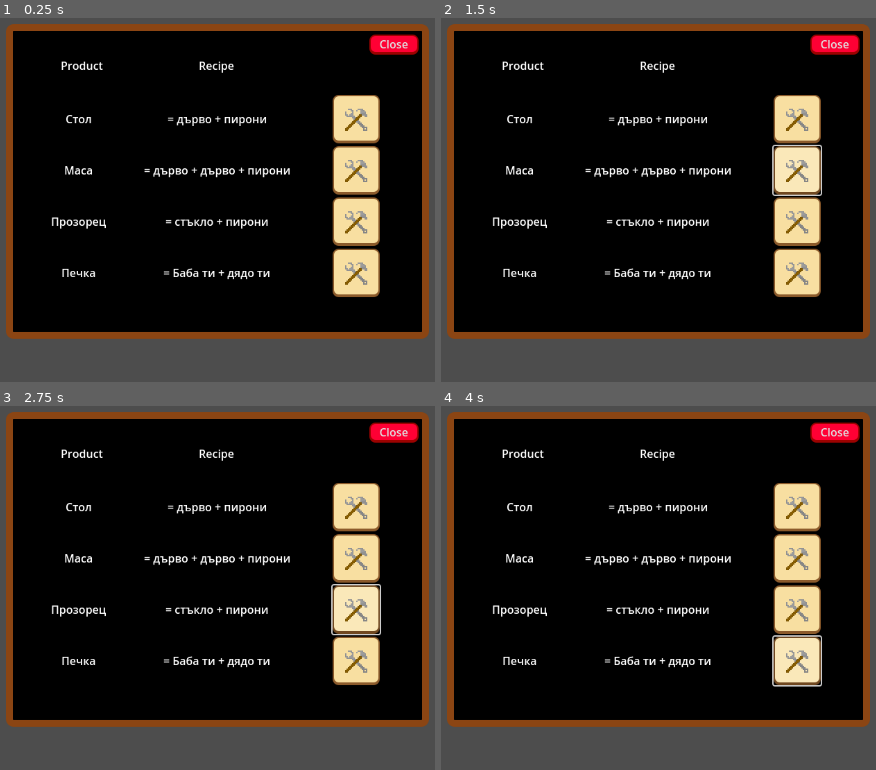
Above: before the commit, frames 1-4 (two rows, left to right).
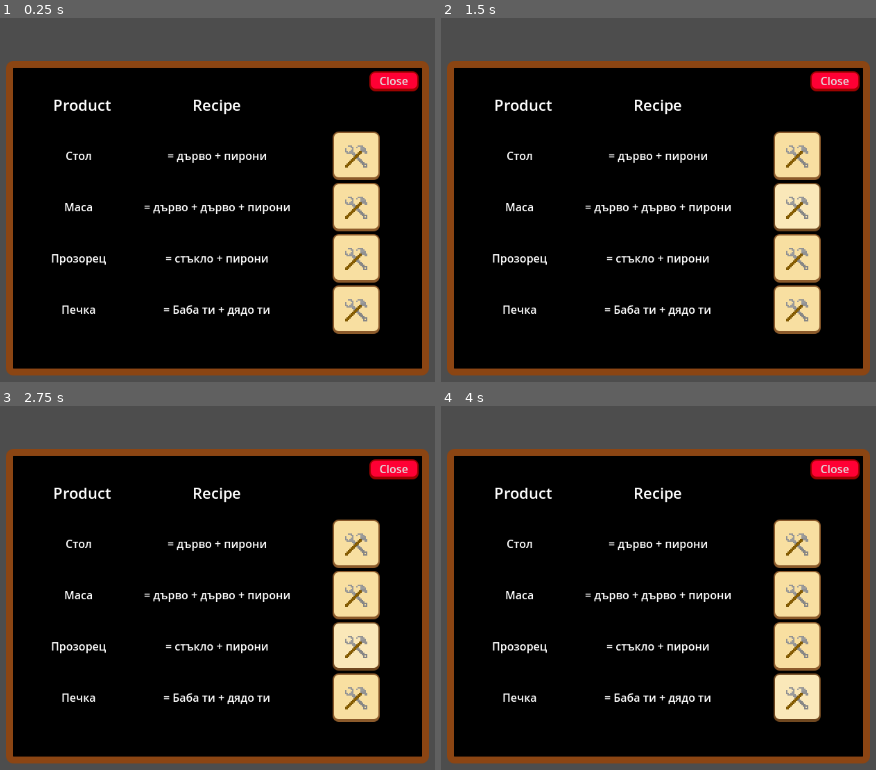
Above: after the commit, the same moments.

Repository: M41T4P-GAMES/Overworked
Game: Godot game, scene res://Scenes/recipes_UI.tscn
Same seed, same stepped clock (60 frames per second), same inputs: the game is played once before the commit and once after it. This scene is started directly instead of the project's main scene.
Inputs (mouse positions are in pixels of both pictures, inside the frame that each line leads up to; where the layout moved, square brackets give the same spot in the first picture):
- Up to frame 1 (0.25 s): no input
- Up to frame 2 (1.5 s): click (797, 156) [797, 119] at 0.5 s; click (797, 207) [797, 170] at 1.25 s
- Up to frame 3 (2.75 s): click (356, 646) [356, 609] at 2 s
- Up to frame 4 (4 s): click (797, 697) [797, 660] at 2.75 s; tap Enter at 3.5 s; hold D (right) from 3.53 s (still down); hold E (interact) from 3.53 s (still down)

The runs differ from the first frame. In frame 1, 32% of the frame differs, in the area x 1-99%, y 1-99%; in frame 2, 32%; in frame 3, 32%; in frame 4, 32%.
Error before the commit: Attempt to call function 'get_as_text' in base 'null instance' on a null instance. (res://Scenes/recipes_ui.gd:10)

Commit message:
Computer UI ver.1
Incomming orders mainly

Diff:
--- /dev/null
+++ b/Assets/Textures/Computer_UI/Computer_bg.tres
@@ -0,0 +1,17 @@
+[gd_resource type="Theme" load_steps=2 format=3 uid="uid://c117yb2rnu4l5"]
+
+[sub_resource type="StyleBoxFlat" id="StyleBoxFlat_o1vxp"]
+bg_color = Color(0, 0, 0, 1)
+border_width_left = 10
+border_width_top = 10
+border_width_right = 10
+border_width_bottom = 10
+border_color = Color(0.752941, 0.752941, 0.752941, 1)
+corner_radius_top_left = 10
+corner_radius_top_right = 10
+corner_radius_bottom_right = 10
+corner_radius_bottom_left = 10
+
+[resource]
+Button/fonts/font = null
+PanelContainer/styles/panel = SubResource("StyleBoxFlat_o1vxp")
--- /dev/null
+++ b/Assets/Textures/Computer_UI/comp_buttons.tres
@@ -0,0 +1,22 @@
+[gd_resource type="Theme" load_steps=5 format=3 uid="uid://b1gb3hso4e0fj"]
+
+[sub_resource type="StyleBoxEmpty" id="StyleBoxEmpty_x0nog"]
+
+[sub_resource type="StyleBoxFlat" id="StyleBoxFlat_x0nog"]
+bg_color = Color(0.223103, 0.223103, 0.223103, 1)
+
+[sub_resource type="StyleBoxFlat" id="StyleBoxFlat_lv535"]
+bg_color = Color(0, 0, 0, 1)
+
+[sub_resource type="StyleBoxFlat" id="StyleBoxFlat_o62ir"]
+bg_color = Color(0.435192, 0.435192, 0.435192, 1)
+
+[resource]
+Button/colors/font_color = Color(0, 1, 0.196078, 1)
+Button/colors/font_focus_color = Color(0, 1, 0.196078, 1)
+Button/colors/font_hover_color = Color(0.592626, 1, 0.604498, 1)
+Button/colors/font_pressed_color = Color(0.243137, 0.705882, 0, 1)
+Button/styles/focus = SubResource("StyleBoxEmpty_x0nog")
+Button/styles/hover = SubResource("StyleBoxFlat_x0nog")
+Button/styles/normal = SubResource("StyleBoxFlat_lv535")
+Button/styles/pressed = SubResource("StyleBoxFlat_o62ir")
--- a/Assets/Crafting_UI/Default_button.tres
+++ b/Assets/Textures/Crafting_UI/Default_button.tres
@@ -1,4 +1,6 @@
-[gd_resource type="Theme" load_steps=4 format=3 uid="uid://dys7obpbw7hjp"]
+[gd_resource type="Theme" load_steps=5 format=3 uid="uid://dys7obpbw7hjp"]
+
+[sub_resource type="StyleBoxEmpty" id="StyleBoxEmpty_srv5y"]
 
 [sub_resource type="StyleBoxFlat" id="StyleBoxFlat_b8jxc"]
 bg_color = Color(0.980609, 0.907434, 0.726971, 1)
@@ -37,6 +39,7 @@
 corner_radius_bottom_left = 8
 
 [resource]
+Button/styles/focus = SubResource("StyleBoxEmpty_srv5y")
 Button/styles/hover = SubResource("StyleBoxFlat_b8jxc")
 Button/styles/normal = SubResource("StyleBoxFlat_huafb")
 Button/styles/pressed = SubResource("StyleBoxFlat_tuhou")
--- a/Assets/Crafting_UI/close_theme.tres
+++ b/Assets/Textures/Crafting_UI/close_theme.tres
@@ -1,4 +1,6 @@
-[gd_resource type="Theme" load_steps=4 format=3 uid="uid://b66pkix1bercv"]
+[gd_resource type="Theme" load_steps=5 format=3 uid="uid://b66pkix1bercv"]
+
+[sub_resource type="StyleBoxEmpty" id="StyleBoxEmpty_2fxab"]
 
 [sub_resource type="StyleBoxFlat" id="StyleBoxFlat_o8p3t"]
 bg_color = Color(1, 0.231257, 0.285398, 1)
@@ -37,6 +39,7 @@
 corner_radius_bottom_left = 8
 
 [resource]
+Button/styles/focus = SubResource("StyleBoxEmpty_2fxab")
 Button/styles/hover = SubResource("StyleBoxFlat_o8p3t")
 Button/styles/normal = SubResource("StyleBoxFlat_4h5gb")
 Button/styles/pressed = SubResource("StyleBoxFlat_jocsp")
--- /dev/null
+++ b/Assets/Textures/Incomming_ord_UI/acc_but.tres
@@ -0,0 +1,45 @@
+[gd_resource type="Theme" load_steps=5 format=3 uid="uid://dce40xx61qfnw"]
+
+[sub_resource type="StyleBoxEmpty" id="StyleBoxEmpty_or0e8"]
+
+[sub_resource type="StyleBoxFlat" id="StyleBoxFlat_7tjb6"]
+bg_color = Color(0, 0.905408, 0.200603, 1)
+border_width_left = 2
+border_width_top = 2
+border_width_right = 2
+border_width_bottom = 4
+border_color = Color(0.305357, 0.412685, 0.216523, 1)
+corner_radius_top_left = 8
+corner_radius_top_right = 8
+corner_radius_bottom_right = 8
+corner_radius_bottom_left = 8
+
+[sub_resource type="StyleBoxFlat" id="StyleBoxFlat_wrccy"]
+bg_color = Color(0, 0.8, 0.172549, 1)
+border_width_left = 2
+border_width_top = 2
+border_width_right = 2
+border_width_bottom = 4
+border_color = Color(0.196815, 0.513584, 4.62055e-06, 1)
+corner_radius_top_left = 8
+corner_radius_top_right = 8
+corner_radius_bottom_right = 8
+corner_radius_bottom_left = 8
+
+[sub_resource type="StyleBoxFlat" id="StyleBoxFlat_vofab"]
+bg_color = Color(0, 0.642013, 0.130503, 1)
+border_width_left = 2
+border_width_top = 2
+border_width_right = 2
+border_width_bottom = 2
+border_color = Color(0, 0.475225, 0.0850584, 1)
+corner_radius_top_left = 8
+corner_radius_top_right = 8
+corner_radius_bottom_right = 8
+corner_radius_bottom_left = 8
+
+[resource]
+Button/styles/focus = SubResource("StyleBoxEmpty_or0e8")
+Button/styles/hover = SubResource("StyleBoxFlat_7tjb6")
+Button/styles/normal = SubResource("StyleBoxFlat_wrccy")
+Button/styles/pressed = SubResource("StyleBoxFlat_vofab")
--- /dev/null
+++ b/Assets/Textures/Incomming_ord_UI/window_th.tres
@@ -0,0 +1,16 @@
+[gd_resource type="Theme" load_steps=5 format=3 uid="uid://cn6to6tgjfp7s"]
+
+[sub_resource type="StyleBoxEmpty" id="StyleBoxEmpty_qyd3m"]
+
+[sub_resource type="StyleBoxFlat" id="StyleBoxFlat_hrs3a"]
+
+[sub_resource type="StyleBoxFlat" id="StyleBoxFlat_0lxmf"]
+bg_color = Color(0.244776, 0.244776, 0.244776, 1)
+
+[sub_resource type="StyleBoxFlat" id="StyleBoxFlat_dpkbn"]
+
+[resource]
+Button/styles/focus = SubResource("StyleBoxEmpty_qyd3m")
+Button/styles/hover = SubResource("StyleBoxFlat_hrs3a")
+Button/styles/normal = SubResource("StyleBoxFlat_0lxmf")
+Button/styles/pressed = SubResource("StyleBoxFlat_dpkbn")
--- /dev/null
+++ b/Scenes/computer_UI.tscn
@@ -0,0 +1,68 @@
+[gd_scene load_steps=4 format=3 uid="uid://d1ylmh80tnnj4"]
+
+[ext_resource type="Theme" uid="uid://c117yb2rnu4l5" path="res://Assets/Textures/Computer_UI/Computer_bg.tres" id="1_x2odt"]
+[ext_resource type="Theme" uid="uid://b66pkix1bercv" path="res://Assets/Textures/Crafting_UI/close_theme.tres" id="2_0pck3"]
+[ext_resource type="Theme" uid="uid://b1gb3hso4e0fj" path="res://Assets/Textures/Computer_UI/comp_buttons.tres" id="2_fv8w1"]
+
+[node name="Control" type="Control"]
+layout_mode = 3
+anchors_preset = 15
+anchor_right = 1.0
+anchor_bottom = 1.0
+grow_horizontal = 2
+grow_vertical = 2
+
+[node name="PanelContainer" type="PanelContainer" parent="."]
+layout_mode = 1
+anchors_preset = 8
+anchor_left = 0.5
+anchor_top = 0.5
+anchor_right = 0.5
+anchor_bottom = 0.5
+offset_left = -543.5
+offset_top = -295.5
+offset_right = 543.5
+offset_bottom = 295.5
+grow_horizontal = 2
+grow_vertical = 2
+theme = ExtResource("1_x2odt")
+
+[node name="MarginContainer" type="MarginContainer" parent="PanelContainer"]
+layout_mode = 2
+theme_override_constants/margin_left = 5
+theme_override_constants/margin_top = 5
+theme_override_constants/margin_right = 5
+theme_override_constants/margin_bottom = 5
+
+[node name="VBoxContainer" type="VBoxContainer" parent="PanelContainer/MarginContainer"]
+layout_mode = 2
+
+[node name="close" type="Button" parent="PanelContainer/MarginContainer/VBoxContainer"]
+layout_mode = 2
+size_flags_horizontal = 8
+theme = ExtResource("2_0pck3")
+text = "   exit   "
+
+[node name="inc_orders" type="Button" parent="PanelContainer/MarginContainer/VBoxContainer"]
+layout_mode = 2
+size_flags_horizontal = 4
+size_flags_vertical = 6
+theme = ExtResource("2_fv8w1")
+theme_override_font_sizes/font_size = 64
+text = "   Incoming orders   "
+
+[node name="acc_orders" type="Button" parent="PanelContainer/MarginContainer/VBoxContainer"]
+layout_mode = 2
+size_flags_horizontal = 4
+size_flags_vertical = 6
+theme = ExtResource("2_fv8w1")
+theme_override_font_sizes/font_size = 64
+text = "   Accepted orders   "
+
+[node name="store" type="Button" parent="PanelContainer/MarginContainer/VBoxContainer"]
+layout_mode = 2
+size_flags_horizontal = 4
+size_flags_vertical = 6
+theme = ExtResource("2_fv8w1")
+theme_override_font_sizes/font_size = 64
+text = "   Store   "
--- /dev/null
+++ b/Scenes/incomming_orders_UI.tscn
@@ -0,0 +1,196 @@
+[gd_scene load_steps=6 format=3 uid="uid://v65p7q8j33ec"]
+
+[ext_resource type="Theme" uid="uid://c117yb2rnu4l5" path="res://Assets/Textures/Computer_UI/Computer_bg.tres" id="1_6lgnk"]
+[ext_resource type="Theme" uid="uid://b66pkix1bercv" path="res://Assets/Textures/Crafting_UI/close_theme.tres" id="2_76u7b"]
+[ext_resource type="Theme" uid="uid://cn6to6tgjfp7s" path="res://Assets/Textures/Incomming_ord_UI/window_th.tres" id="3_6lgnk"]
+[ext_resource type="Texture2D" uid="uid://cmbg6h8t30y56" path="res://Assets/Textures/Incomming_ord_UI/profile_pic.png" id="4_erxbh"]
+[ext_resource type="Theme" uid="uid://dce40xx61qfnw" path="res://Assets/Textures/Incomming_ord_UI/acc_but.tres" id="5_iy12l"]
+
+[node name="Control" type="Control"]
+layout_mode = 3
+anchors_preset = 15
+anchor_right = 1.0
+anchor_bottom = 1.0
+offset_left = 1.0
+offset_top = 14.0
+offset_right = 1.0
+offset_bottom = 14.0
+grow_horizontal = 2
+grow_vertical = 2
+
+[node name="PanelContainer" type="PanelContainer" parent="."]
+layout_mode = 1
+anchors_preset = 8
+anchor_left = 0.5
+anchor_top = 0.5
+anchor_right = 0.5
+anchor_bottom = 0.5
+offset_left = -543.5
+offset_top = -326.0
+offset_right = 543.5
+offset_bottom = 326.0
+grow_horizontal = 2
+grow_vertical = 2
+theme = ExtResource("1_6lgnk")
+
+[node name="MarginContainer" type="MarginContainer" parent="PanelContainer"]
+layout_mode = 2
+theme_override_constants/margin_left = 5
+theme_override_constants/margin_top = 5
+theme_override_constants/margin_right = 5
+theme_override_constants/margin_bottom = 5
+
+[node name="VBoxContainer" type="VBoxContainer" parent="PanelContainer/MarginContainer"]
+layout_mode = 2
+
+[node name="HBoxContainer2" type="HBoxContainer" parent="PanelContainer/MarginContainer/VBoxContainer"]
+layout_mode = 2
+
+[node name="Title" type="Label" parent="PanelContainer/MarginContainer/VBoxContainer/HBoxContainer2"]
+layout_mode = 2
+size_flags_horizontal = 2
+text = "Incomming orders"
+
+[node name="close" type="Button" parent="PanelContainer/MarginContainer/VBoxContainer/HBoxContainer2"]
+layout_mode = 2
+size_flags_horizontal = 10
+theme = ExtResource("2_76u7b")
+text = "   X   "
+
+[node name="HBoxContainer" type="HBoxContainer" parent="PanelContainer/MarginContainer/VBoxContainer"]
+layout_mode = 2
+size_flags_vertical = 3
+
+[node name="PanelContainer" type="PanelContainer" parent="PanelContainer/MarginContainer/VBoxContainer/HBoxContainer"]
+layout_mode = 2
+size_flags_horizontal = 3
+size_flags_vertical = 3
+
+[node name="MarginContainer" type="MarginContainer" parent="PanelContainer/MarginContainer/VBoxContainer/HBoxContainer/PanelContainer"]
+layout_mode = 2
+theme_override_constants/margin_left = 10
+theme_override_constants/margin_top = 10
+theme_override_constants/margin_right = 10
+theme_override_constants/margin_bottom = 10
+
+[node name="VBoxContainer" type="VBoxContainer" parent="PanelContainer/MarginContainer/VBoxContainer/HBoxContainer/PanelContainer/MarginContainer"]
+layout_mode = 2
+
+[node name="PanelContainer" type="PanelContainer" parent="PanelContainer/MarginContainer/VBoxContainer/HBoxContainer/PanelContainer/MarginContainer/VBoxContainer"]
+layout_mode = 2
+
+[node name="MarginContainer" type="MarginContainer" parent="PanelContainer/MarginContainer/VBoxContainer/HBoxContainer/PanelContainer/MarginContainer/VBoxContainer/PanelContainer"]
+layout_mode = 2
+theme_override_constants/margin_left = 10
+theme_override_constants/margin_top = 10
+theme_override_constants/margin_right = 10
+theme_override_constants/margin_bottom = 10
+
+[node name="HBoxContainer" type="HBoxContainer" parent="PanelContainer/MarginContainer/VBoxContainer/HBoxContainer/PanelContainer/MarginContainer/VBoxContainer/PanelContainer/MarginContainer"]
+layout_mode = 2
+
+[node name="sender" type="Label" parent="PanelContainer/MarginContainer/VBoxContainer/HBoxContainer/PanelContainer/MarginContainer/VBoxContainer/PanelContainer/MarginContainer/HBoxContainer"]
+layout_mode = 2
+size_flags_horizontal = 2
+theme_override_font_sizes/font_size = 20
+text = "sender: John Doe"
+
+[node name="price" type="Label" parent="PanelContainer/MarginContainer/VBoxContainer/HBoxContainer/PanelContainer/MarginContainer/VBoxContainer/PanelContainer/MarginContainer/HBoxContainer"]
+layout_mode = 2
+size_flags_horizontal = 10
+text = "20000$"
+
+[node name="Button" type="Button" parent="PanelContainer/MarginContainer/VBoxContainer/HBoxContainer/PanelContainer/MarginContainer/VBoxContainer/PanelContainer/MarginContainer/HBoxContainer"]
+layout_mode = 2
+size_flags_horizontal = 10
+theme = ExtResource("3_6lgnk")
+text = "   ...   "
+
+[node name="PanelContainer2" type="PanelContainer" parent="PanelContainer/MarginContainer/VBoxContainer/HBoxContainer/PanelContainer/MarginContainer/VBoxContainer"]
+layout_mode = 2
+
+[node name="MarginContainer" type="MarginContainer" parent="PanelContainer/MarginContainer/VBoxContainer/HBoxContainer/PanelContainer/MarginContainer/VBoxContainer/PanelContainer2"]
+layout_mode = 2
+theme_override_constants/margin_left = 10
+theme_override_constants/margin_top = 10
+theme_override_constants/margin_right = 10
+theme_override_constants/margin_bottom = 10
+
+[node name="HBoxContainer" type="HBoxContainer" parent="PanelContainer/MarginContainer/VBoxContainer/HBoxContainer/PanelContainer/MarginContainer/VBoxContainer/PanelContainer2/MarginContainer"]
+layout_mode = 2
+
+[node name="sender" type="Label" parent="PanelContainer/MarginContainer/VBoxContainer/HBoxContainer/PanelContainer/MarginContainer/VBoxContainer/PanelContainer2/MarginContainer/HBoxContainer"]
+layout_mode = 2
+size_flags_horizontal = 2
+theme_override_font_sizes/font_size = 20
+text = "sender: Deezen Nutsen"
+
+[node name="price" type="Label" parent="PanelContainer/MarginContainer/VBoxContainer/HBoxContainer/PanelContainer/MarginContainer/VBoxContainer/PanelContainer2/MarginContainer/HBoxContainer"]
+layout_mode = 2
+size_flags_horizontal = 10
+text = "too much$"
+
+[node name="Button" type="Button" parent="PanelContainer/MarginContainer/VBoxContainer/HBoxContainer/PanelContainer/MarginContainer/VBoxContainer/PanelContainer2/MarginContainer/HBoxContainer"]
+layout_mode = 2
+size_flags_horizontal = 10
+theme = ExtResource("3_6lgnk")
+text = "   ...   "
+
+[node name="PanelContainer2" type="PanelContainer" parent="PanelContainer/MarginContainer/VBoxContainer/HBoxContainer"]
+layout_mode = 2
+size_flags_horizontal = 3
+size_flags_vertical = 3
+
+[node name="MarginContainer" type="MarginContainer" parent="PanelContainer/MarginContainer/VBoxContainer/HBoxContainer/PanelContainer2"]
+layout_mode = 2
+theme_override_constants/margin_left = 10
+theme_override_constants/margin_top = 10
+theme_override_constants/margin_right = 10
+theme_override_constants/margin_bottom = 10
+
+[node name="VBoxContainer" type="VBoxContainer" parent="PanelContainer/MarginContainer/VBoxContainer/HBoxContainer/PanelContainer2/MarginContainer"]
+layout_mode = 2
+
+[node name="sender" type="Label" parent="PanelContainer/MarginContainer/VBoxContainer/HBoxContainer/PanelContainer2/MarginContainer/VBoxContainer"]
+layout_mode = 2
+size_flags_horizontal = 4
+theme_override_font_sizes/font_size = 32
+text = "Sender: John Doe"
+
+[node name="TextureRect" type="TextureRect" parent="PanelContainer/MarginContainer/VBoxContainer/HBoxContainer/PanelContainer2/MarginContainer/VBoxContainer"]
+layout_mode = 2
+size_flags_horizontal = 4
+size_flags_vertical = 6
+texture = ExtResource("4_erxbh")
+
+[node name="Label" type="Label" parent="PanelContainer/MarginContainer/VBoxContainer/HBoxContainer/PanelContainer2/MarginContainer/VBoxContainer"]
+layout_mode = 2
+size_flags_vertical = 6
+text = "Order:
+	- 1 stul
+	- 2 tables
+	- 3 guleta
+	- 4 kufteta"
+
+[node name="Label2" type="Label" parent="PanelContainer/MarginContainer/VBoxContainer/HBoxContainer/PanelContainer2/MarginContainer/VBoxContainer"]
+layout_mode = 2
+text = "______________________________________________________________________"
+
+[node name="Label3" type="Label" parent="PanelContainer/MarginContainer/VBoxContainer/HBoxContainer/PanelContainer2/MarginContainer/VBoxContainer"]
+layout_mode = 2
+text = "Price: 20000$"
+
+[node name="HBoxContainer" type="HBoxContainer" parent="PanelContainer/MarginContainer/VBoxContainer/HBoxContainer/PanelContainer2/MarginContainer/VBoxContainer"]
+layout_mode = 2
+
+[node name="Button" type="Button" parent="PanelContainer/MarginContainer/VBoxContainer/HBoxContainer/PanelContainer2/MarginContainer/VBoxContainer/HBoxContainer"]
+layout_mode = 2
+size_flags_horizontal = 3
+theme = ExtResource("5_iy12l")
+text = "Accept"
+
+[node name="Button2" type="Button" parent="PanelContainer/MarginContainer/VBoxContainer/HBoxContainer/PanelContainer2/MarginContainer/VBoxContainer/HBoxContainer"]
+layout_mode = 2
+size_flags_horizontal = 3
+theme = ExtResource("2_76u7b")
+text = "Decline"
--- a/Scenes/recipes_UI.tscn
+++ b/Scenes/recipes_UI.tscn
@@ -1,10 +1,10 @@
 [gd_scene load_steps=6 format=3 uid="uid://dmp2fdxu0qr5n"]
 
-[ext_resource type="Script" uid="uid://bci0lv6x8ou43" path="res://Scenes/recipes_ui.gd" id="1_wk8mq"]
-[ext_resource type="Theme" uid="uid://cblx72lp0bij4" path="res://Assets/Crafting_UI/window_theme.tres" id="2_5nrwk"]
-[ext_resource type="Texture2D" uid="uid://dsbckkcehhl8o" path="res://Assets/Crafting_UI/crafting icon.png" id="2_erish"]
-[ext_resource type="Theme" uid="uid://dys7obpbw7hjp" path="res://Assets/Crafting_UI/Default_button.tres" id="2_gwifc"]
-[ext_resource type="Theme" uid="uid://b66pkix1bercv" path="res://Assets/Crafting_UI/close_theme.tres" id="4_r18me"]
+[ext_resource type="Script" uid="uid://bci0lv6x8ou43" path="res://Scripts/recipes_ui.gd" id="1_wk8mq"]
+[ext_resource type="Theme" uid="uid://cblx72lp0bij4" path="res://Assets/Textures/Crafting_UI/window_theme.tres" id="2_5nrwk"]
+[ext_resource type="Texture2D" uid="uid://dsbckkcehhl8o" path="res://Assets/Textures/Crafting_UI/crafting icon.png" id="2_erish"]
+[ext_resource type="Theme" uid="uid://dys7obpbw7hjp" path="res://Assets/Textures/Crafting_UI/Default_button.tres" id="2_gwifc"]
+[ext_resource type="Theme" uid="uid://b66pkix1bercv" path="res://Assets/Textures/Crafting_UI/close_theme.tres" id="4_r18me"]
 
 [node name="Control" type="Control"]
 layout_mode = 3
@@ -20,11 +20,16 @@
 script = ExtResource("1_wk8mq")
 
 [node name="PanelContainer" type="PanelContainer" parent="."]
-layout_mode = 2
-offset_left = 271.0
-offset_top = 74.0
-offset_right = 881.0
-offset_bottom = 468.0
+layout_mode = 1
+anchors_preset = 8
+anchor_left = 0.5
+anchor_top = 0.5
+anchor_right = 0.5
+anchor_bottom = 0.5
+offset_left = -305.0
+offset_top = -227.0
+offset_right = 305.0
+offset_bottom = 227.0
 grow_horizontal = 2
 grow_vertical = 2
 theme = ExtResource("2_5nrwk")
@@ -47,33 +52,29 @@
 
 [node name="HBoxContainer" type="HBoxContainer" parent="PanelContainer/MarginContainer/VBoxContainer"]
 layout_mode = 2
-size_flags_vertical = 3
 
 [node name="Product" type="Label" parent="PanelContainer/MarginContainer/VBoxContainer/HBoxContainer"]
 layout_mode = 2
 size_flags_horizontal = 6
+theme_override_font_sizes/font_size = 22
 text = "Product"
 
 [node name="recipe" type="Label" parent="PanelContainer/MarginContainer/VBoxContainer/HBoxContainer"]
 layout_mode = 2
 size_flags_horizontal = 6
+theme_override_font_sizes/font_size = 22
 text = "Recipe"
 
 [node name="Crafting" type="Label" parent="PanelContainer/MarginContainer/VBoxContainer/HBoxContainer"]
 layout_mode = 2
 size_flags_horizontal = 6
 
-[node name="HBoxContainer2" type="HBoxContainer" parent="PanelContainer/MarginContainer/VBoxContainer"]
+[node name="Control" type="Control" parent="PanelContainer/MarginContainer/VBoxContainer"]
 layout_mode = 2
 size_flags_vertical = 3
 
-[node name="Crafting" type="Label" parent="PanelContainer/MarginContainer/VBoxContainer/HBoxContainer2"]
-layout_mode = 2
-size_flags_horizontal = 6
-
 [node name="GridContainer" type="GridContainer" parent="PanelContainer/MarginContainer/VBoxContainer"]
 layout_mode = 2
-size_flags_vertical = 3
 columns = 3
 
 [node name="chair" type="Label" parent="PanelContainer/MarginContainer/VBoxContainer/GridContainer"]
--- a/Scenes/recipes_ui.gd
+++ /dev/null
@@ -1,11 +0,0 @@
-extends Control
-
-var recipes = []
-
-func _ready() -> void:
-	parse_json()
-
-func parse_json():
-	var file = FileAccess.open("res://recipes.json", FileAccess.READ)
-	var text = file.get_as_text()
-	recipes = JSON.parse_string(text)
--- a/Scenes/resource_processing_minigame.tscn
+++ b/Scenes/resource_processing_minigame.tscn
@@ -10,6 +10,21 @@
 
 [sub_resource type="RectangleShape2D" id="RectangleShape2D_c2x30"]
 size = Vector2(128, 128)
+
+[sub_resource type="Animation" id="Animation_jni05"]
+length = 0.001
+tracks/0/type = "value"
+tracks/0/imported = false
+tracks/0/enabled = true
+tracks/0/path = NodePath("Arrow:position")
+tracks/0/interp = 1
+tracks/0/loop_wrap = true
+tracks/0/keys = {
+"times": PackedFloat32Array(0),
+"transitions": PackedFloat32Array(1),
+"update": 0,
+"values": [Vector2(85, 154)]
+}
 
 [sub_resource type="Animation" id="Animation_hynq1"]
 resource_name = "arrow"
@@ -25,21 +40,6 @@
 "transitions": PackedFloat32Array(1, 1),
 "update": 0,
 "values": [Vector2(85, 154), Vector2(726, 154)]
-}
-
-[sub_resource type="Animation" id="Animation_jni05"]
-length = 0.001
-tracks/0/type = "value"
-tracks/0/imported = false
-tracks/0/enabled = true
-tracks/0/path = NodePath("Arrow:position")
-tracks/0/interp = 1
-tracks/0/loop_wrap = true
-tracks/0/keys = {
-"times": PackedFloat32Array(0),
-"transitions": PackedFloat32Array(1),
-"update": 0,
-"values": [Vector2(85, 154)]
 }
 
 [sub_resource type="AnimationLibrary" id="AnimationLibrary_jni05"]
--- a/Scripts/recipes_UI.gd
+++ b/Scripts/recipes_UI.gd
@@ -1,8 +1,11 @@
 extends Control
 
-var recipes = [];
-func _ready() -> void:
-	parse_recipes()
+#var recipes = []
 
-func parse_recipes():
-	var file = FileAccess.open("res://recipe)
+#func _ready() -> void:
+#	parse_json()
+
+#func parse_json():
+	#var file = FileAccess.open("res://recipes.json", FileAccess.READ)
+	#var text = file.get_as_text()
+	#recipes = JSON.parse_string(text)
Renamed: Assets/Crafting_UI/crafting icon.png -> Assets/Textures/Crafting_UI/crafting icon.png
Not shown, added: Assets/Textures/Crafting_UI/crafting icon.png.import
Renamed: Assets/Crafting_UI/window_theme.tres -> Assets/Textures/Crafting_UI/window_theme.tres
Binary file added: Assets/Textures/Incomming_ord_UI/profile_pic.png
Not shown, changed: Assets/Textures/Incomming_ord_UI/profile_pic.png.import
Not shown: 1 places in Scenes/item_tab.tscn that only renumber resources
Not shown, removed: Scenes/recipes_ui.gd.uid
Not shown, changed: Scripts/recipes_UI.gd.uid
